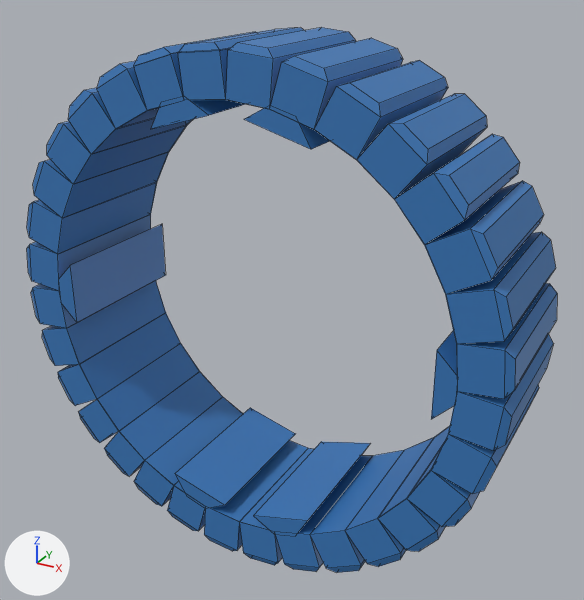
Two versions of the Blender file models/blend_files/magnetic_pole_v2.blend, one commit apart.
Before and after are seen from a 50 mm camera at (0.155, -0.267, 0.138) aimed at (0.006, 0.004, 0.002). The lights are fixed; the arrows at lower left show +X, +Y and +Z. Mesh edges are drawn as thin lines. The same objects are shown in both versions, whatever each file hides.

Names of what the first picture shows: 'magnetic pole'.
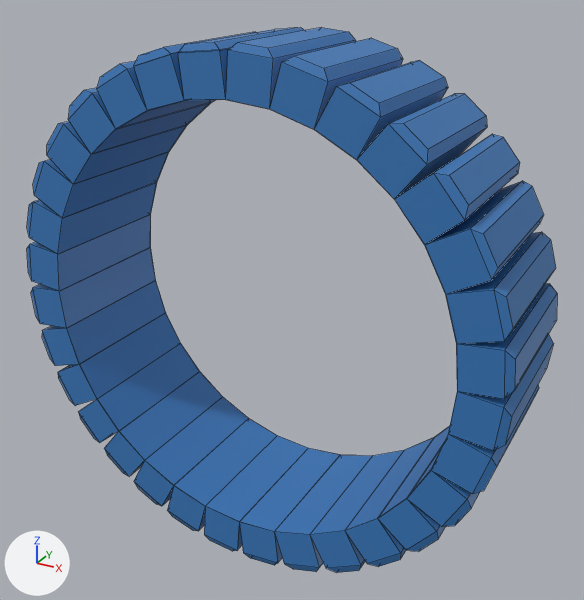
Where the change shows, as pixel boxes [x1, y1, x2, y2] in the pictures (584 x 600 px):
part 1 of me_cube_006, deleted (blue)
    before: [59, 97, 457, 533]

The change, as a list of edits to the scene's bpy script:
```text
Change me_cube_006:
    used by ob_magnetic_pole; location = (0.02, 0.0, 0.0795); rotation_euler = (1.571, 4.206, 0.0), in degrees (90, 241, 0); scale = (0.0312, 0.0312, 0.104)
    remove me_cube_006.from_pydata(...)  # 502 vertices, 397 faces; spans x -5.37..1.55, y -1.66..5.25, z -0.31..0.3
    add me_cube_006.from_pydata(...)  # 430 vertices, 349 faces; spans x -5.37..1.55, y -1.66..5.25, z -0.31..0.3
    me_cube_006 part 1: 6 loose pieces with 72 vertices, spanning x -4.74..0.92, y -0.78..4.37, z -0.3..0.3, are deleted
```
